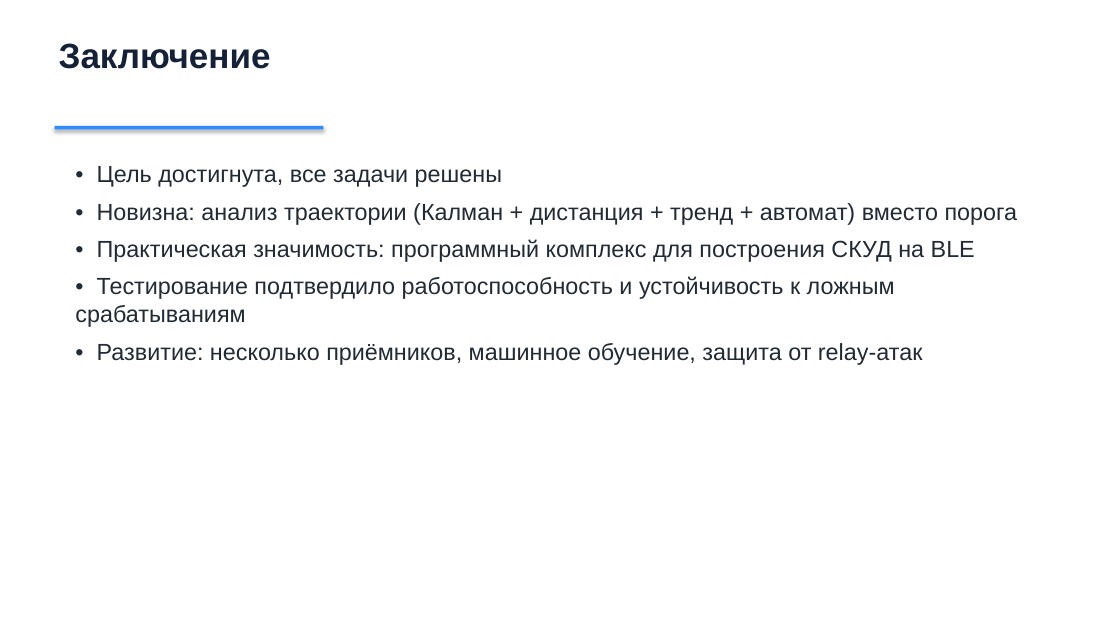
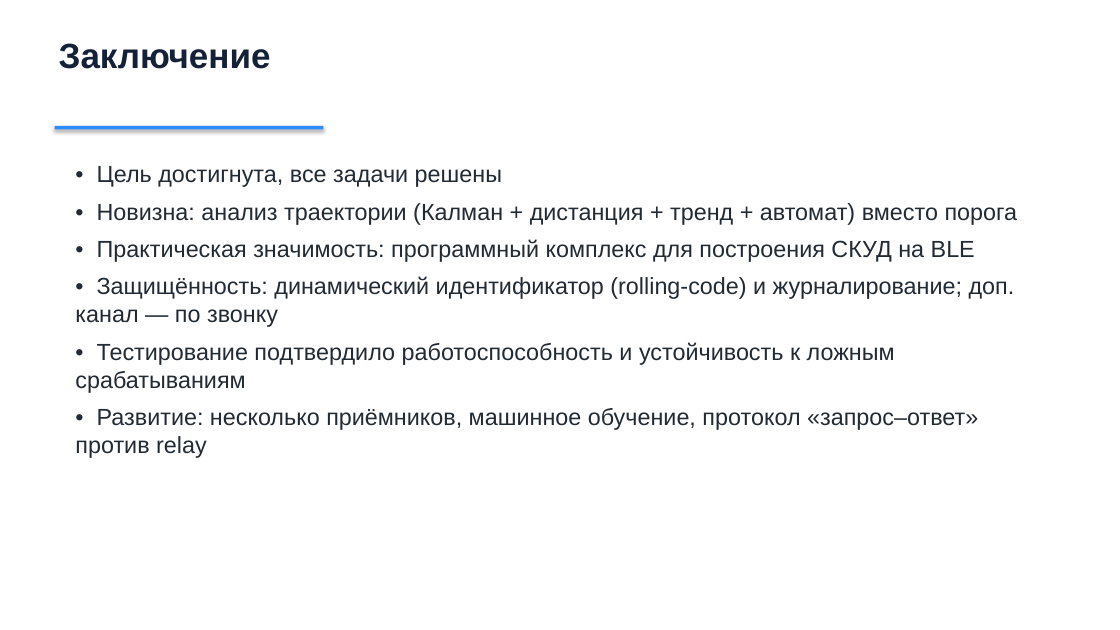
Before and after one commit to krealix/ble-access-control, a slide deck: slide 10 of diploma/ВКР_презентация.pptx. Drawn at 1120x630 pixels with LibreOffice and Linux fonts; fonts in the diff are those of the drawing. Boxes give left, top, right and bottom in pixels: in the first picture for what was removed or moved away, otherwise in the second. Text is boxed around its words. In the diff, an @@ line names an element or a change of style, - is before the commit and + after.

```diff
--- a/diploma/ВКР_презентация.pptx
+++ b/diploma/ВКР_презентация.pptx
@@ text at [75, 276, 1015, 327]: paragraph added @@
+• Защищённость: динамический идентификатор (rolling-code) и журналирование; доп. канал — по звонку
@@ text at [75, 408, 978, 458]: text changed @@
-• Развитие: несколько приёмников, машинное обучение, защита от relay-атак
+• Развитие: несколько приёмников, машинное обучение, протокол «запрос–ответ» против relay
```
Also in this commit, not shown: 1 other slide changed, 2 other files.
